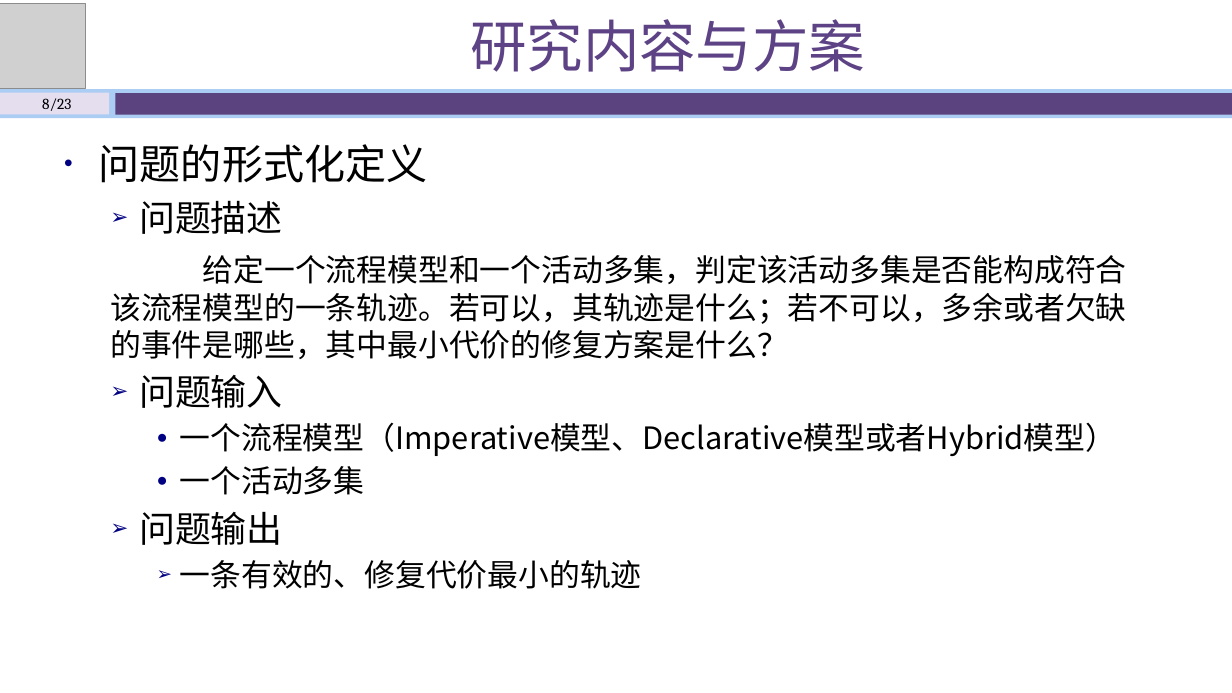
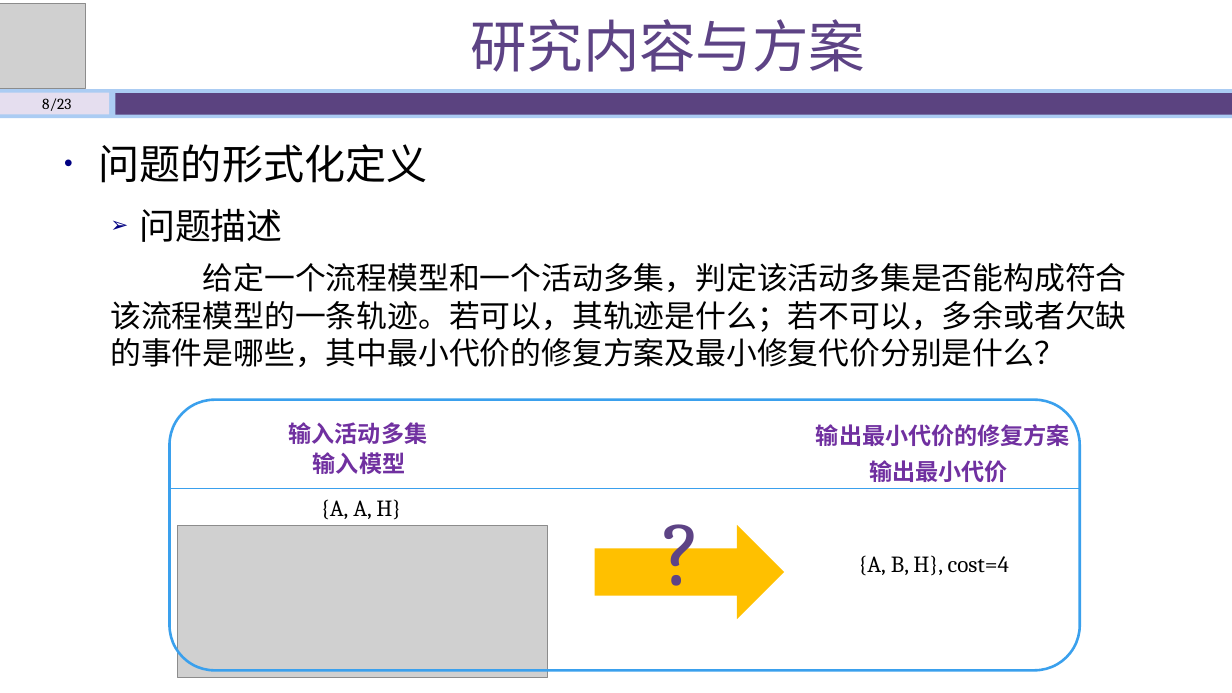
Before and after one commit to shawn47/0930, a slide deck: slide 8 of 开题答辩930_肖永博.pptx. Drawn at 1232x693 pixels with LibreOffice and Linux fonts; fonts in the diff are those of the drawing; grey boxes stand for pictures. Boxes give left, top, right and bottom in pixels: in the first picture for what was removed or moved away, otherwise in the second. Text is boxed around its words. In the diff, an @@ line names an element or a change of style, - is before the commit and + after.

```diff
--- a/开题答辩930_肖永博.pptx
+++ b/开题答辩930_肖永博.pptx
@@ text at box(110, 200, 1127, 589): paragraphs removed @@
-  ➢ 问题描述
-  给定一个流程模型和一个活动多集，判定该活动多集是否能构成符合该流程模型的一条轨迹。若可以，其轨迹是什么；若不可以，多余或者欠缺的事件是哪些，其中最小代价的修复方案是什么？
-  ➢ 问题输入
-    ● 一个流程模型（Imperative模型、Declarative模型或者Hybrid模型）
-    ● 一个活动多集
-  ➢ 问题输出
-    ➢ 一条有效的、修复代价最小的轨迹
@@ text added at box(110, 208, 1127, 367), 24 pt, text #000000 @@
+  ➢ 问题描述
+  给定一个流程模型和一个活动多集，判定该活动多集是否能构成符合该流程模型的一条轨迹。若可以，其轨迹是什么；若不可以，多余或者欠缺的事件是哪些，其中最小代价的修复方案及最小修复代价分别是什么？
@@ rounded rectangle added at box(169, 400, 1080, 671), outline #3AA0ED 2 pt @@
@@ text added at box(289, 422, 428, 444), 18 pt, text #7030A0, bold @@
+输入活动多集
@@ text added at box(816, 424, 1070, 446), 18 pt, text #7030A0, bold @@
+输出最小代价的修复方案
@@ text added at box(313, 452, 405, 474), 18 pt, text #7030A0, bold @@
+输入模型
@@ text added at box(869, 460, 1008, 482), 18 pt, text #7030A0, bold @@
+输出最小代价
@@ line added from (169, 489) to (1080, 489), #3AA0ED 1.5 pt @@
@@ text added at box(321, 499, 401, 520), 18 pt, text #000000 @@
+{A, A, H}
@@ text added at box(648, 489, 716, 610), 72 pt, text #5D4385 @@
+?
@@ picture added at box(177, 526, 547, 677) @@
@@ right arrow added at box(595, 525, 785, 619), fill #FFC000 @@
@@ text added at box(858, 555, 1009, 576), 18 pt, text #000000 @@
+{A, B, H}, cost=4
```
Also in this commit, not shown: 10 other slides changed, 3 other files.
